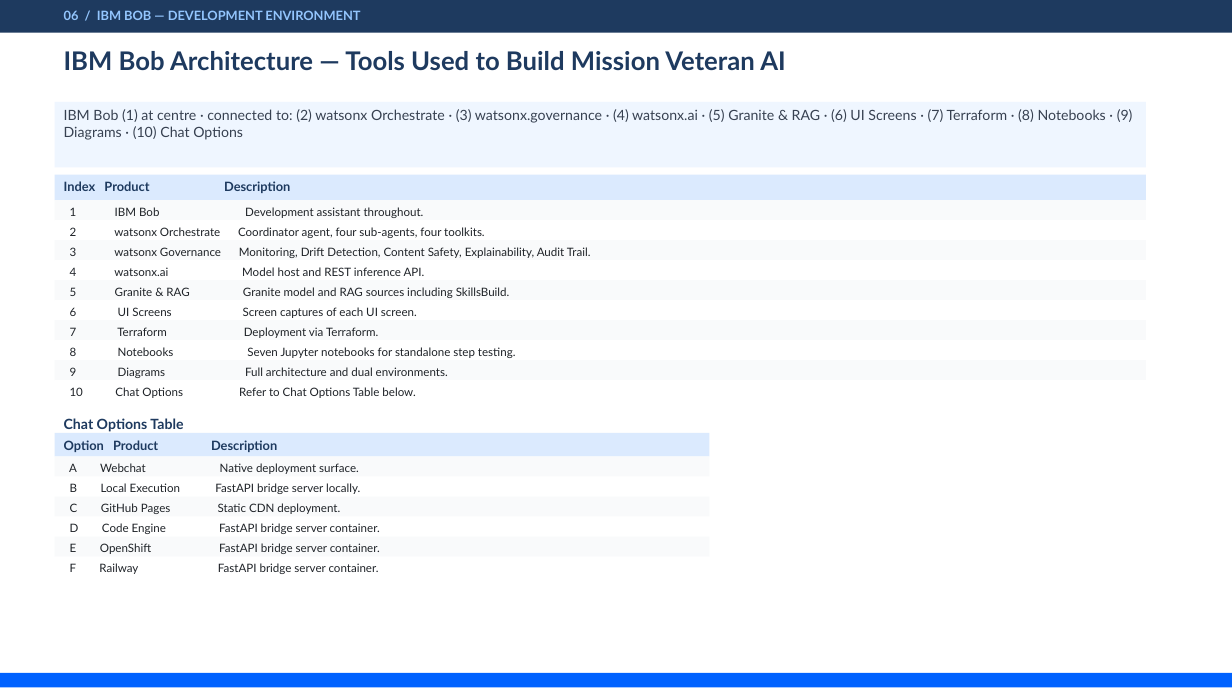
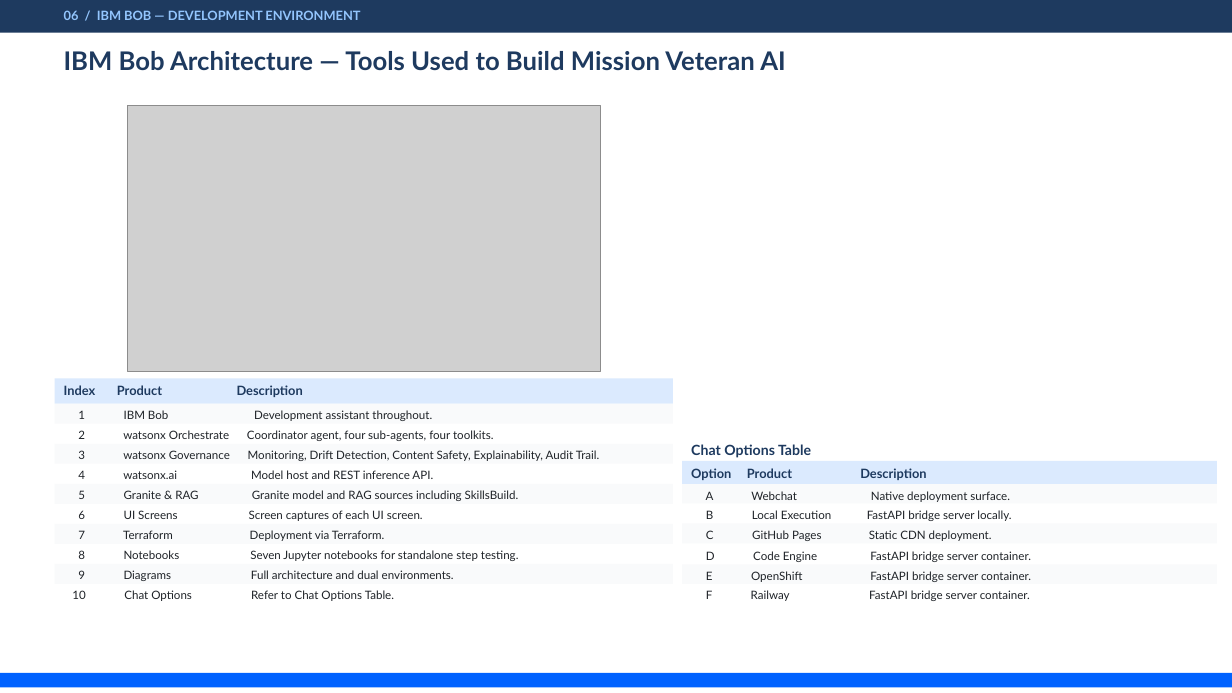
Before and after one commit to jaywarfield/golden-gate-glory, a slide deck: slide 7 of docs/images/source/mission-veteran-ai-final-presentation-textonly.pptx. Drawn at 1232x693 pixels with LibreOffice and Linux fonts; fonts in the diff are those of the drawing; grey boxes stand for pictures. Boxes give left, top, right and bottom in pixels: in the first picture for what was removed or moved away, otherwise in the second. Text is boxed around its words. In the diff, an @@ line names an element or a change of style, - is before the commit and + after.

```diff
--- a/docs/images/source/mission-veteran-ai-final-presentation-textonly.pptx
+++ b/docs/images/source/mission-veteran-ai-final-presentation-textonly.pptx
@@ rectangle removed at (55, 102, 1146, 167) @@
-IBM Bob (1) at centre · connected to: (2) watsonx Orchestrate · (3) watsonx.governance · (4) watsonx.ai · (5) Granite & RAG · (6) UI Screens · (7) Terraform · (8) Notebooks · (9) Diagrams · (10) Chat Options
@@ picture added at (128, 105, 601, 371) @@
@@ rectangle "Index Product Description": place and size @@
-rectangle "Index Product Description" at (55, 175, 1146, 201)
+rectangle "Index Product Description" at (55, 378, 673, 404)
@@ rectangle "1 IBM Bob Development assistant ...": place and size @@
-rectangle "1 IBM Bob Development assistant ..." at (55, 201, 1146, 221)
+rectangle "1 IBM Bob Development assistant ..." at (55, 404, 673, 424)
@@ text "2 watsonx Orchestrate Coordinator agent, ...": place and size @@
-text "2 watsonx Orchestrate Coordinator agent, ..." at (70, 227, 484, 238)
+text "2 watsonx Orchestrate Coordinator agent, ..." at (78, 430, 493, 441)
@@ text "3 watsonx Governance Monitoring, Drift ...": place and size @@
-text "3 watsonx Governance Monitoring, Drift ..." at (70, 247, 591, 258)
+text "3 watsonx Governance Monitoring, Drift ..." at (78, 450, 600, 461)
@@ text "Chat Options Table": place and size @@
-text "Chat Options Table" at (64, 418, 183, 432)
+text "Chat Options Table" at (691, 444, 811, 458)
@@ text "4 watsonx.ai Model host and ...": place and size @@
-text "4 watsonx.ai Model host and ..." at (70, 267, 425, 276)
+text "4 watsonx.ai Model host and ..." at (78, 470, 433, 479)
@@ rectangle "Option Product Description": place and size @@
-rectangle "Option Product Description" at (55, 433, 710, 457)
+rectangle "Option Product Description" at (682, 461, 1217, 485)
@@ text "5 Granite & RAG Granite ...": place and size @@
-text "5 Granite & RAG Granite ..." at (70, 287, 510, 298)
+text "5 Granite & RAG Granite ..." at (78, 490, 519, 501)
@@ text "6 UI Screens Screen captures ...": place and size @@
-text "6 UI Screens Screen captures ..." at (70, 307, 417, 318)
+text "6 UI Screens Screen captures ..." at (78, 510, 423, 521)
@@ rectangle "A Webchat Native deployment surface.": place and size @@
-rectangle "A Webchat Native deployment surface." at (55, 457, 710, 477)
+rectangle "A Webchat Native deployment surface." at (682, 484, 1217, 505)
@@ text "B Local Execution FastAPI bridge ..." rewrapped from (70, 483, 360, 494) to (706, 510, 1011, 521) @@
@@ text "7 Terraform Deployment via Terraform.": place and size @@
-text "7 Terraform Deployment via Terraform." at (70, 327, 378, 338)
+text "7 Terraform Deployment via Terraform." at (78, 530, 384, 541)
@@ text "C GitHub Pages Static CDN ..." rewrapped from (70, 503, 340, 514) to (706, 530, 992, 541) @@
@@ text "8 Notebooks Seven Jupyter notebooks ..." rewrapped from (70, 347, 516, 358) to (78, 550, 519, 561) @@
@@ text "9 Diagrams Full architecture and ...": place and size @@
-text "9 Diagrams Full architecture and ..." at (70, 367, 448, 378)
+text "9 Diagrams Full architecture and ..." at (78, 570, 454, 581)
@@ text "D Code Engine FastAPI bridge ..." rewrapped from (70, 523, 380, 534) to (706, 551, 1031, 562) @@
@@ text "E OpenShift FastAPI bridge server ..." rewrapped from (70, 543, 380, 554) to (706, 571, 1031, 582) @@
@@ text at (72, 590, 394, 601): text changed @@
-10 Chat Options Refer to Chat Options Table below.
+10 Chat Options Refer to Chat Options Table.
@@ text "F Railway FastAPI bridge server ..." rewrapped from (70, 563, 379, 574) to (706, 590, 1030, 601) @@
```
Also in this commit, not shown: 1 other file.
